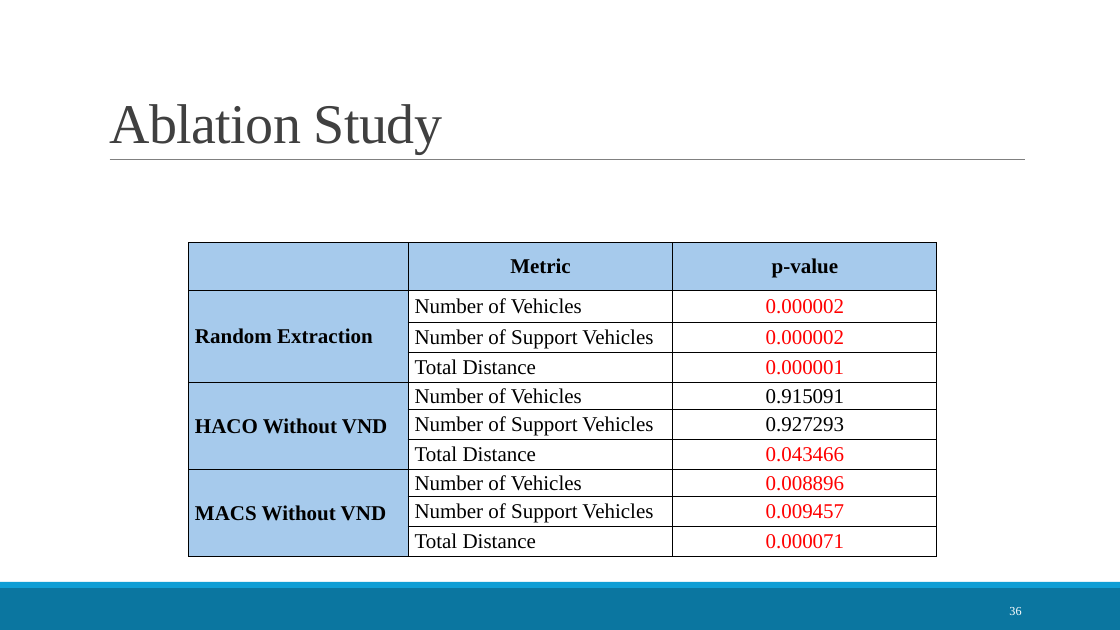
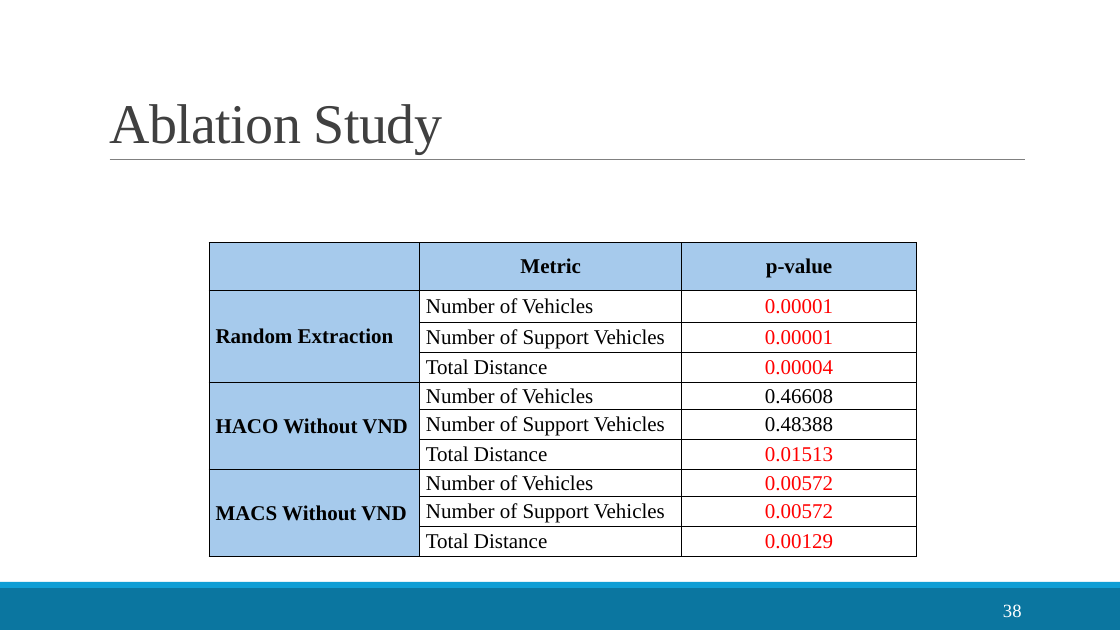
Before and after one commit to LloydGain/114_NTUT_Thesis, a slide deck: slide 38 of docs/thesis/114_楊宏傑_口試簡報.pptx (slide 36 before the commit). Drawn at 1120x630 pixels with LibreOffice and Linux fonts; fonts in the diff are those of the drawing; grey boxes stand for pictures. Boxes give left, top, right and bottom in pixels: in the first picture for what was removed or moved away, otherwise in the second. Text is boxed around its words. In the diff, an @@ line names an element or a change of style, - is before the commit and + after.

Commit message:
update: PPT 0615

```diff
--- a/docs/thesis/114_楊宏傑_口試簡報.pptx
+++ b/docs/thesis/114_楊宏傑_口試簡報.pptx
@@ table at (209,243,916,557) @@
-row 2, column 3: 0.000002
+row 2, column 3: 0.00001
-row 3, column 3: 0.000002
+row 3, column 3: 0.00001
-row 4, column 3: 0.000001
+row 4, column 3: 0.00004
-row 5, column 3: 0.915091
+row 5, column 3: 0.46608
-row 6, column 3: 0.927293
+row 6, column 3: 0.48388
-row 7, column 3: 0.043466
+row 7, column 3: 0.01513
-row 8, column 3: 0.008896
+row 8, column 3: 0.00572
-row 9, column 3: 0.009457
+row 9, column 3: 0.00572
-row 10, column 3: 0.000071
+row 10, column 3: 0.00129
@@ table: place and size @@
-table at (189,243,937,557)
+table at (209,243,916,557)
@@ page number at (1003,604,1022,617): text changed; size 10.5 to 16 pt @@
-36
+38
```
Also in this commit, not shown: 8 other slides changed, 5 slides added.
